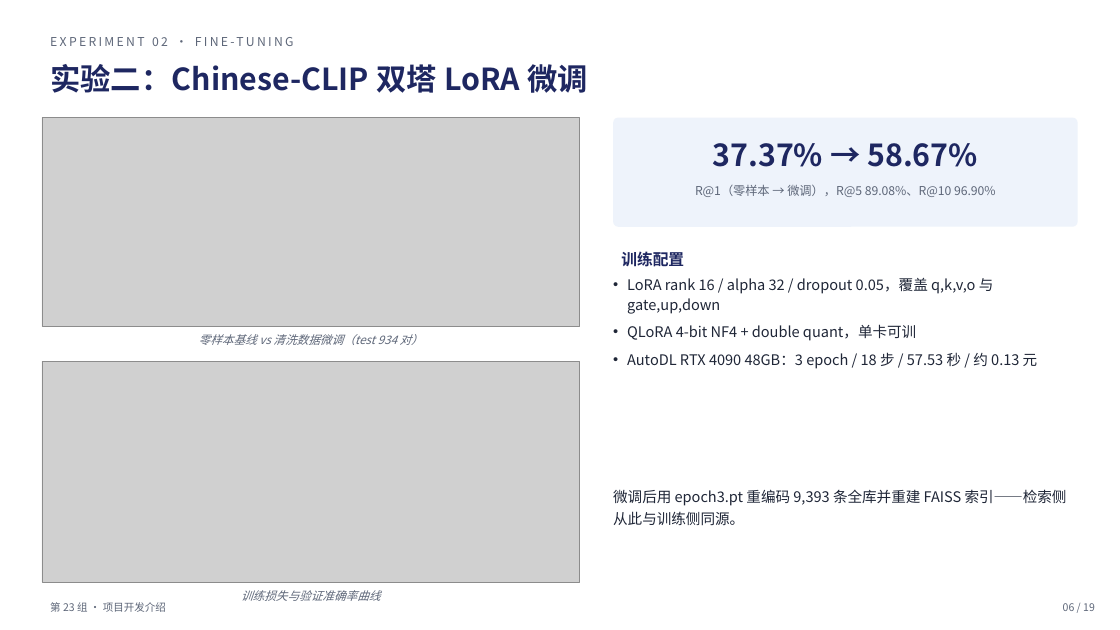
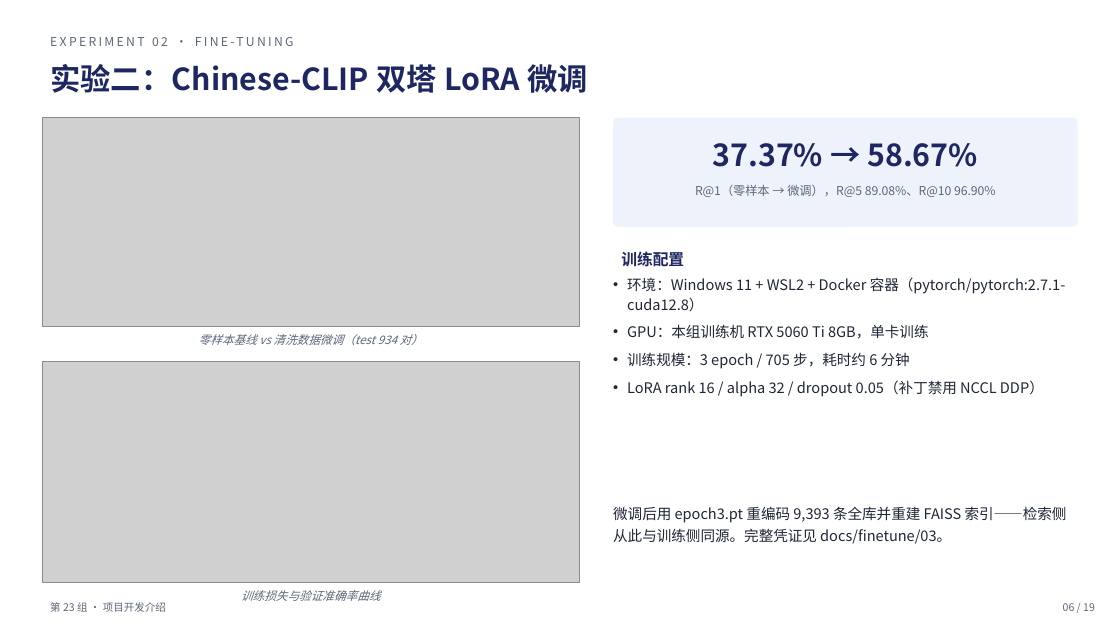
Before and after one commit to serendip215-cell/Agent_ShopVision, a slide deck: slide 6 of docs/交付材料/期末_第23组/03_开发介绍视频与PPT/项目开发介绍_第23组.pptx. Drawn at 1120x630 pixels with LibreOffice and Linux fonts; fonts in the diff are those of the drawing; grey boxes stand for pictures. Boxes give left, top, right and bottom in pixels: in the first picture for what was removed or moved away, otherwise in the second. Text is boxed around its words. In the diff, an @@ line names an element or a change of style, - is before the commit and + after.

Commit message:
fix(ppt): 修正训练机口径——实验二是本组 5060Ti WSL2 训练，AutoDL 只属实验五 Agent 各版本

```diff
--- a/docs/交付材料/期末_第23组/03_开发介绍视频与PPT/项目开发介绍_第23组.pptx
+++ b/docs/交付材料/期末_第23组/03_开发介绍视频与PPT/项目开发介绍_第23组.pptx
@@ text at box(627, 277, 1066, 397): text changed @@
-• LoRA rank 16 / alpha 32 / dropout 0.05，覆盖 q,k,v,o 与 gate,up,down
-• QLoRA 4-bit NF4 + double quant，单卡可训
-• AutoDL RTX 4090 48GB：3 epoch / 18 步 / 57.53 秒 / 约 0.13 元
+• 环境：Windows 11 + WSL2 + Docker 容器（pytorch/pytorch:2.7.1-cuda12.8）
+• GPU：本组训练机 RTX 5060 Ti 8GB，单卡训练
+• 训练规模：3 epoch / 705 步，耗时约 6 分钟
+• LoRA rank 16 / alpha 32 / dropout 0.05（补丁禁用 NCCL DDP）
@@ text at box(613, 506, 1067, 544): text changed @@
-微调后用 epoch3.pt 重编码 9,393 条全库并重建 FAISS 索引——检索侧从此与训练侧同源。
+微调后用 epoch3.pt 重编码 9,393 条全库并重建 FAISS 索引——检索侧从此与训练侧同源。完整凭证见 docs/finetune/03。
```
Also in this commit, not shown: 1 other slide changed.
